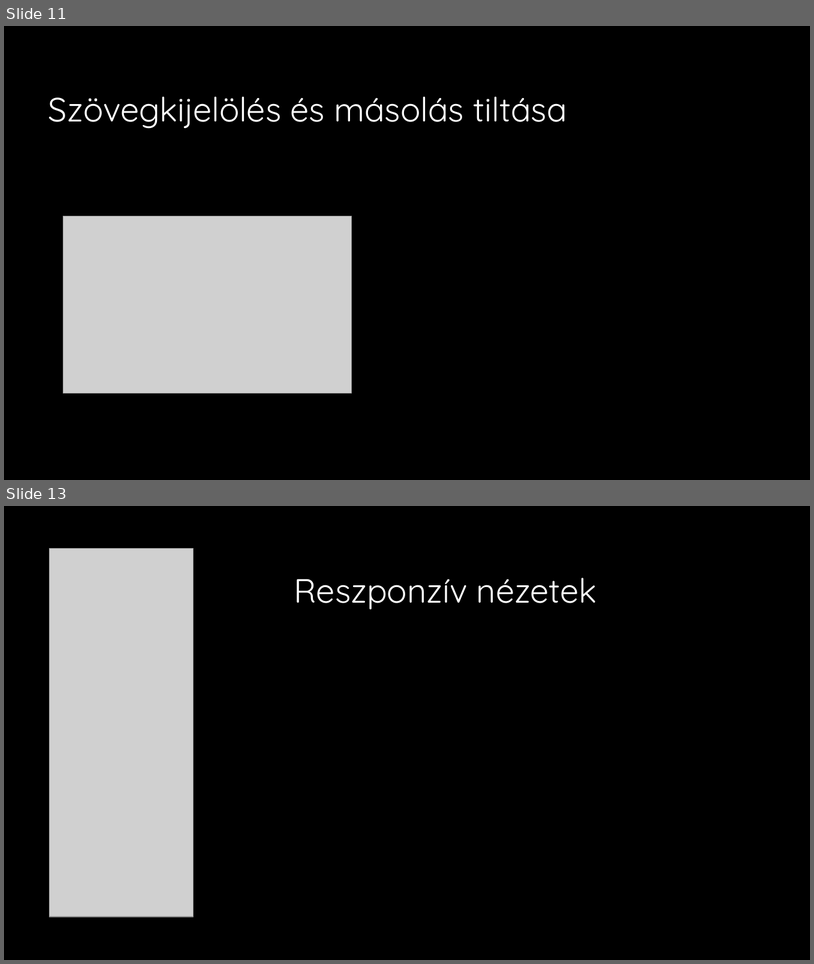
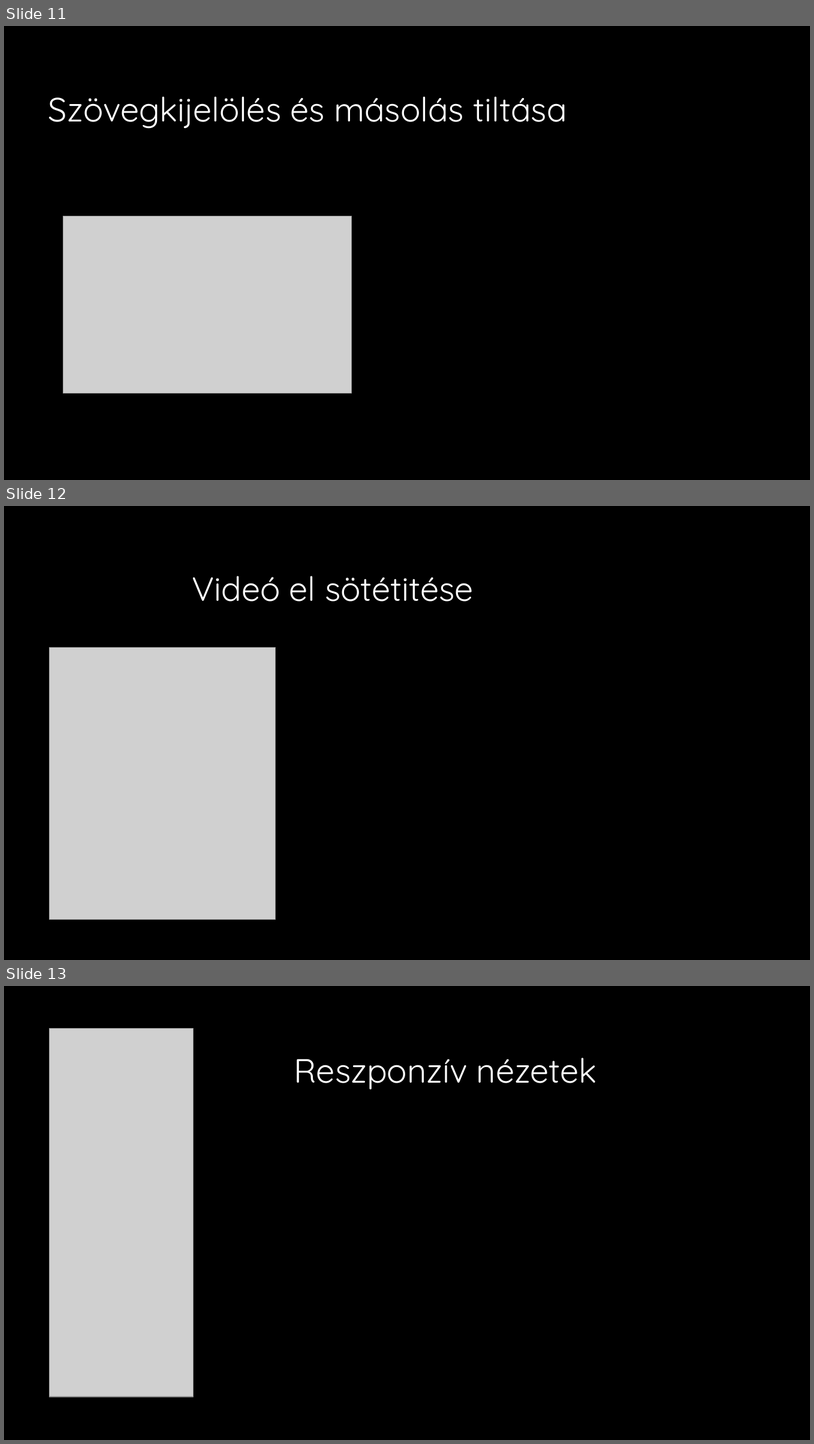
Before and after one commit to ookamim2007-source/D.A.T.M.-D-l-Alf-ldi-Tuning-M-hely.web-, a slide deck: DATM PPT.pptx. Shown one above the other, each under a label of ours: slides 11 and 13 before the commit, slides 11, 12 and 13 after it; the slides between them are not shown. The pictures are 814x964 and 814x1444 pixels, drawn with LibreOffice and Linux fonts; fonts in the diff are those of the drawing; grey boxes stand for pictures; background and template pictures are left out. Boxes give left, top, right and bottom in pixels: in the first picture for what was removed or moved away, otherwise in the second. Text is boxed around its words. In the diff, an @@ line names an element or a change of style, - is before the commit and + after.

```diff
--- a/DATM PPT.pptx
+++ b/DATM PPT.pptx
@@ slide 12 added at [4,506,810,960], background #000000 @@
@@ title added at [192,576,473,601], 40 pt, text #FFFFFF @@
+Videó el sötétitése
@@ picture added at [50,648,276,920] @@
```
Also in this commit, not shown: 2 other slides added, 3 slides removed.
